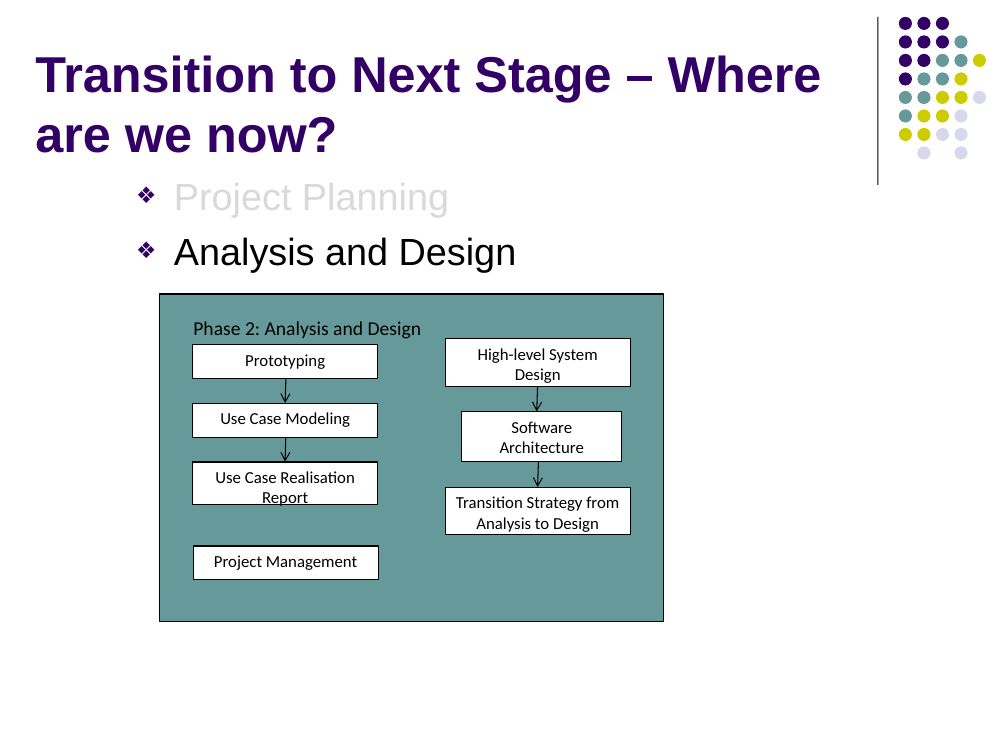
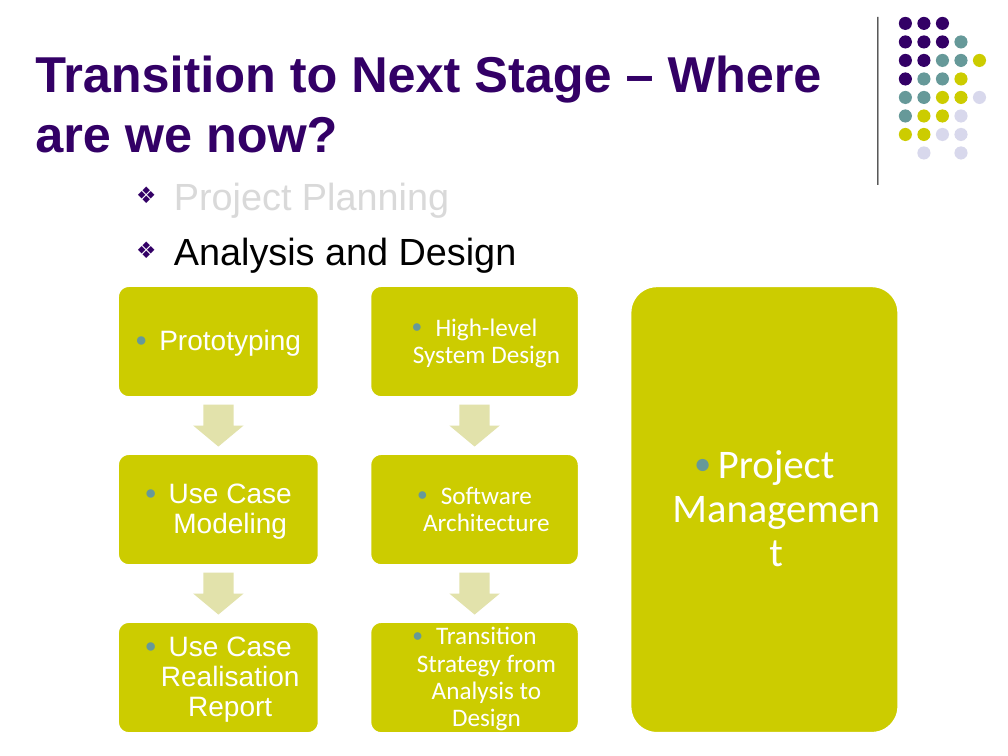
Before and after one commit to imireasa/mtech-se18-t08s, a slide deck: slide 22 of docs/W-9 Working Document/W-9.3 Presentation Slides/Phase1/vms_first_presentation_v0.1a.pptx. Drawn at 1008x756 pixels with LibreOffice and Linux fonts; fonts in the diff are those of the drawing. Boxes give left, top, right and bottom in pixels: in the first picture for what was removed or moved away, otherwise in the second. Text is boxed around its words. In the diff, an @@ line names an element or a change of style, - is before the commit and + after.

Commit message:
Updates

```diff
--- a/docs/W-9 Working Document/W-9.3 Presentation Slides/Phase1/vms_first_presentation_v0.1a.pptx
+++ b/docs/W-9 Working Document/W-9.3 Presentation Slides/Phase1/vms_first_presentation_v0.1a.pptx
@@ text "Prototyping" moved from (x1=193, y1=345, x2=378, y2=379) to (x1=159, y1=329, x2=301, y2=355) @@
@@ rectangle removed at (x1=159, y1=294, x2=663, y2=622) @@
-● Phase 2: Analysis and Design
@@ text "High-level System Design" moved from (x1=446, y1=339, x2=631, y2=386) to (x1=413, y1=318, x2=560, y2=368) @@
@@ text "Project Management" moved from (x1=194, y1=546, x2=379, y2=580) to (x1=718, y1=450, x2=834, y2=485) @@
@@ text "Project Management" at (x1=718, y1=450, x2=834, y2=485): size 12 to 29 pt, text colour #000000 to #FFFFFF; bullet none to ●; line spacing 1 to 0.9; more space between paragraphs; vertical alignment top to middle; fill #FFFFFF to none; outline #000000 0.75 pt to none @@
@@ rounded rectangle added at (x1=630, y1=286, x2=899, y2=734), fill #CCCC00, outline #FFFFFF 2 pt @@
@@ arrow removed from (286, 378) to (285, 403) @@
@@ arrow removed from (537, 386) to (536, 411) @@
@@ arrow removed from (286, 436) to (285, 462) @@
@@ text "Use Case Modeling" moved from (x1=193, y1=403, x2=378, y2=437) to (x1=169, y1=483, x2=291, y2=538) @@
@@ text "Software Architecture" moved from (x1=462, y1=411, x2=621, y2=462) to (x1=423, y1=486, x2=550, y2=531) @@
@@ arrow removed from (538, 462) to (537, 487) @@
@@ size 12 to 20 pt, font Calibri to Arial, text colour #000000 to #FFFFFF; bullet none to ●; line spacing 1 to 0.9; more space between paragraphs; vertical alignment top to middle; fill #FFFFFF to none; outline #000000 0.75 pt to none in 3 elements at (x1=159, y1=329, x2=301, y2=355), (x1=169, y1=483, x2=291, y2=538), (x1=161, y1=636, x2=300, y2=722) @@
@@ text "Use Case Realisation Report" moved from (x1=193, y1=462, x2=378, y2=504) to (x1=161, y1=636, x2=300, y2=722) @@
@@ group added at (x1=118, y1=285, x2=320, y2=734): 3 rounded rectangles, 2 right arrows @@
@@ size 12 to 18 pt, text colour #000000 to #FFFFFF; bullet none to ●; line spacing 1 to 0.9; more space between paragraphs; vertical alignment top to middle; fill #FFFFFF to none; outline #000000 0.75 pt to none in 3 elements at (x1=413, y1=318, x2=560, y2=368), (x1=423, y1=486, x2=550, y2=531), (x1=417, y1=626, x2=556, y2=733) @@
@@ text "Transition Strategy from Analysis to ..." moved from (x1=446, y1=487, x2=631, y2=534) to (x1=417, y1=626, x2=556, y2=733) @@
@@ group added at (x1=370, y1=285, x2=580, y2=734): 3 rounded rectangles, 2 right arrows @@
```
Also in this commit, not shown: 1 other slide changed.
